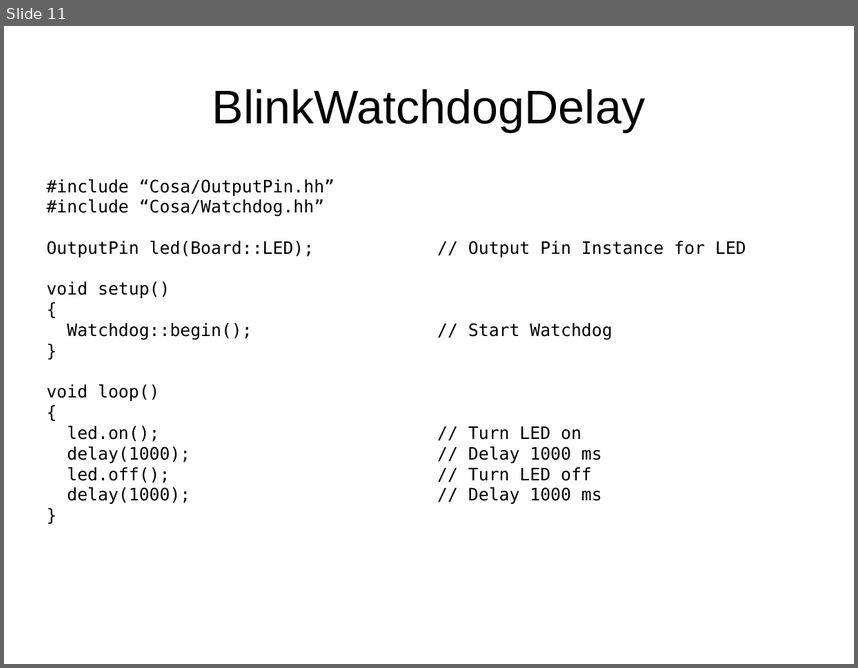
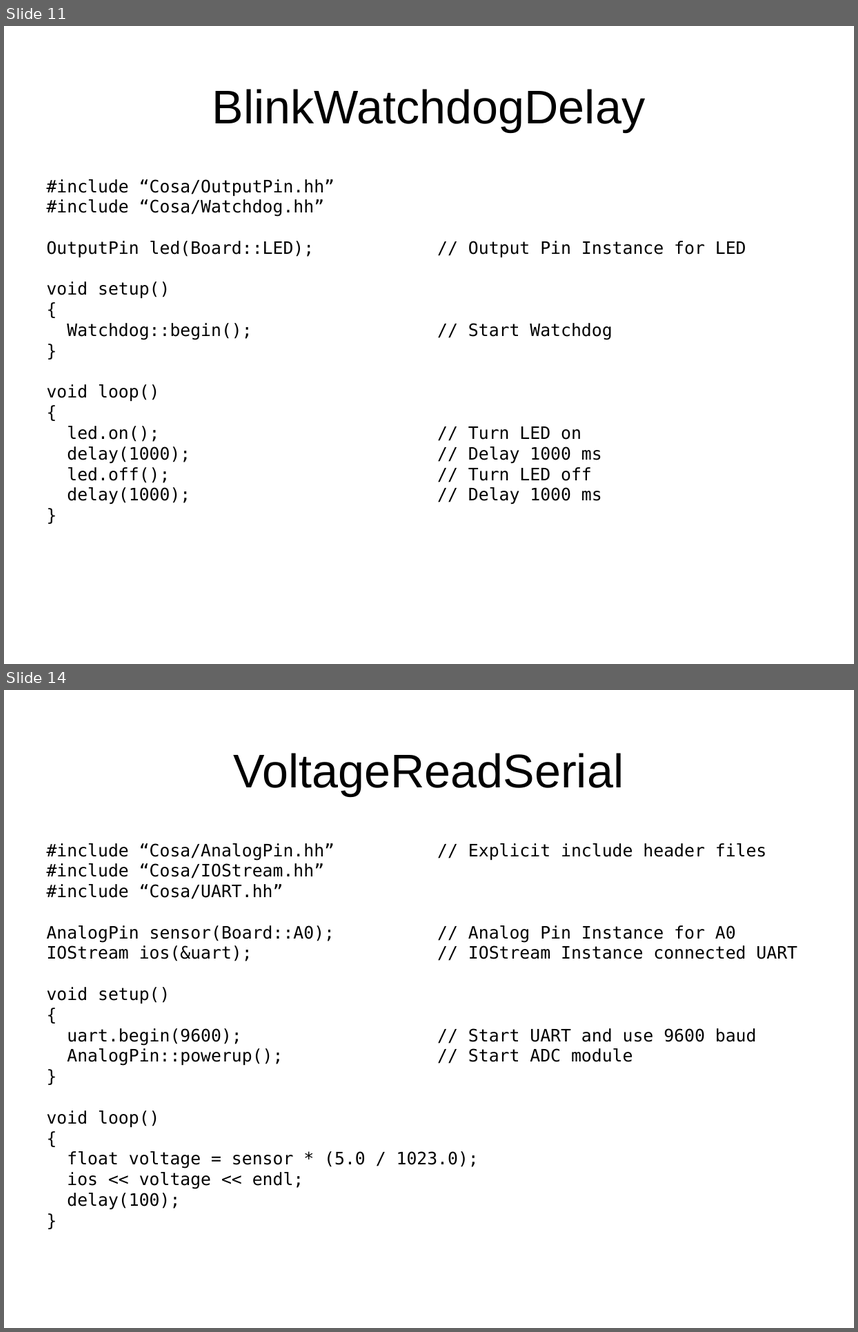
Before and after one commit to mikaelpatel/Cosa-Dolce, a slide deck: Lessons/00.Arduino-examples/01.Basics/Basics.odp. Shown one above the other, each under a label of ours: slide 11 before the commit, slides 11 and 14 after it; the slides between them are not shown. The pictures are 858x668 and 858x1332 pixels, drawn with LibreOffice and Linux fonts; fonts in the diff are those of the drawing. Boxes give left, top, right and bottom in pixels: in the first picture for what was removed or moved away, otherwise in the second. Text is boxed around its words. In the diff, an @@ line names an element or a change of style, - is before the commit and + after.

```diff
--- a/Lessons/00.Arduino-examples/01.Basics/Basics.odp
+++ b/Lessons/00.Arduino-examples/01.Basics/Basics.odp
@@ slide 14 added at [4,690,854,1328], background #FFFFFF @@
@@ title added at [234,753,624,796], 44 pt, text #000000 @@
+VoltageReadSerial
@@ text added at [47,843,797,1210], 16 pt, text #000000 @@
+#include “Cosa/AnalogPin.hh” // Explicit include header files
+#include “Cosa/IOStream.hh”
+#include “Cosa/UART.hh”
+AnalogPin sensor(Board::A0); // Analog Pin Instance for A0
+IOStream ios(&uart); // IOStream Instance connected UART
+void setup()
+{
+uart.begin(9600); // Start UART and use 9600 baud
+AnalogPin::powerup(); // Start ADC module
+}
+void loop()
+{
+float voltage = sensor * (5.0 / 1023.0);
+ios << voltage << endl;
+delay(100);
+}
```
Also in this commit, not shown: 1 slide changed, 2 other slides added, 3 other files.
